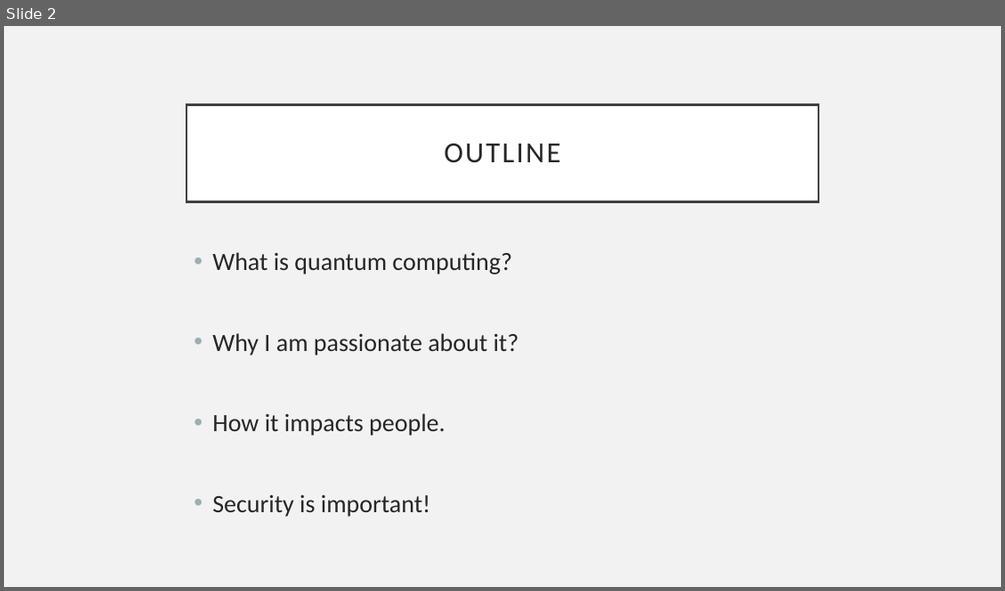
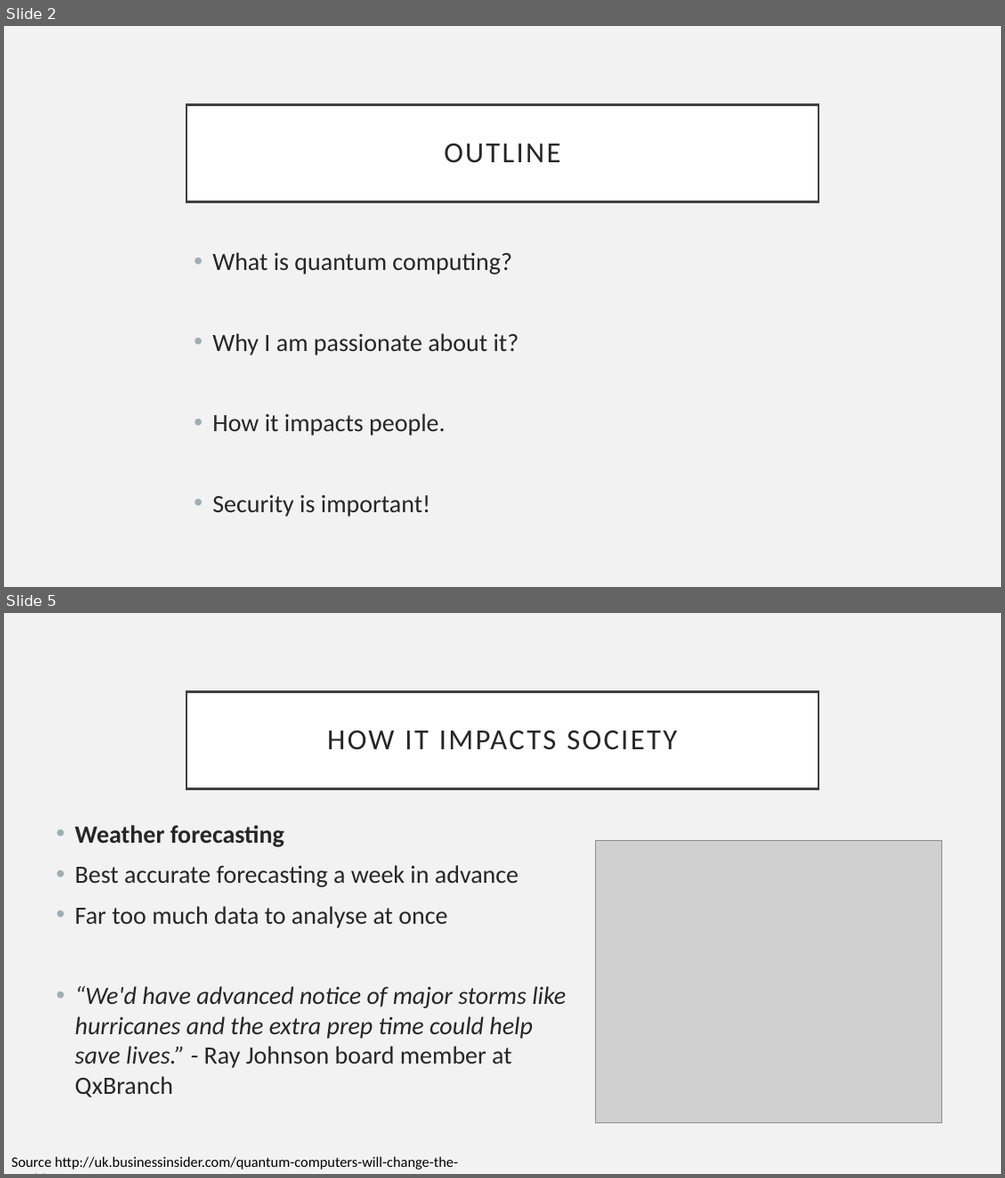
Before and after one commit to 446163/work, a slide deck: Daniel Easteals Quantum Computing.pptx. Shown one above the other, each under a label of ours: slide 2 before the commit, slides 2 and 5 after it; the slides between them are not shown. The pictures are 1005x591 and 1005x1178 pixels, drawn with LibreOffice and Linux fonts; fonts in the diff are those of the drawing; grey boxes stand for pictures. Boxes give left, top, right and bottom in pixels: in the first picture for what was removed or moved away, otherwise in the second. Text is boxed around its words. In the diff, an @@ line names an element or a change of style, - is before the commit and + after.

```diff
--- a/Daniel Easteals Quantum Computing.pptx
+++ b/Daniel Easteals Quantum Computing.pptx
@@ slide 5 added at (4, 613, 1001, 1174), background #F2F2F2 @@
@@ title added at (186, 691, 818, 788), fill #FFFFFF, outline #404040 2.5 pt, 28 pt, text #262626 @@
+HOW IT IMPACTS SOCIETY
@@ text added at (75, 825, 566, 1097), 24 pt, text #262626 @@
+• Weather forecasting
+• Best accurate forecasting a week in advance
+• Far too much data to analyse at once
+• “We'd have advanced notice of major storms like hurricanes and the extra prep time could help save lives.” - Ray Johnson board member at QxBranch
@@ picture added at (596, 840, 942, 1122) @@
@@ text added at (11, 1156, 458, 1169), 14 pt, text #000000 @@
+Source http://uk.businessinsider.com/quantum-computers-will-change-the-world-2015-4
```
Also in this commit, not shown: 4 slides changed, 1 slide removed, 4 other files.
